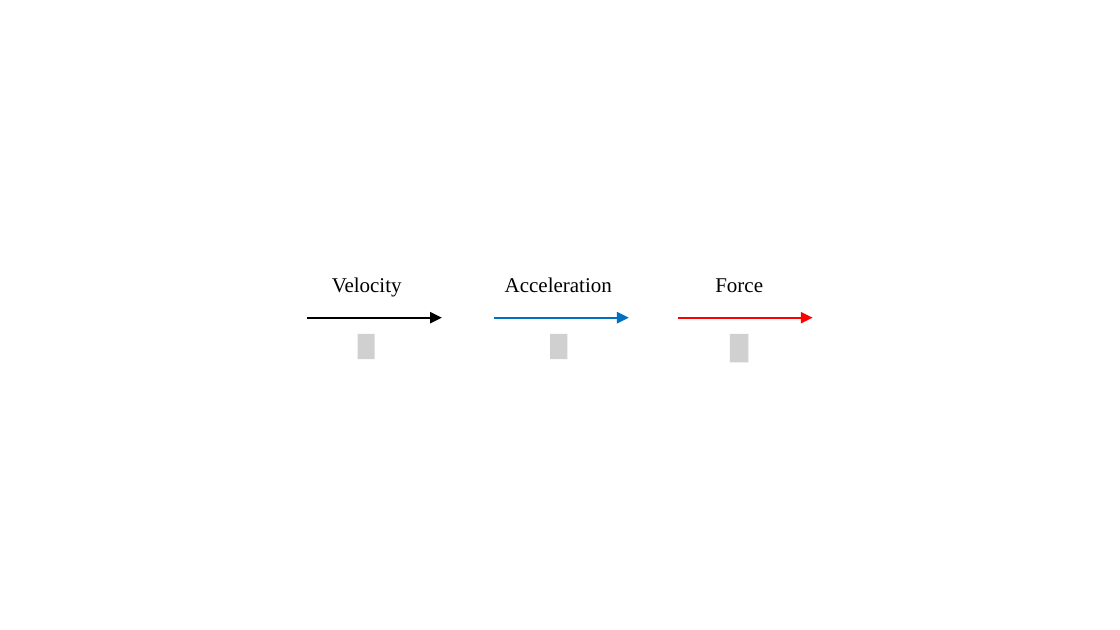
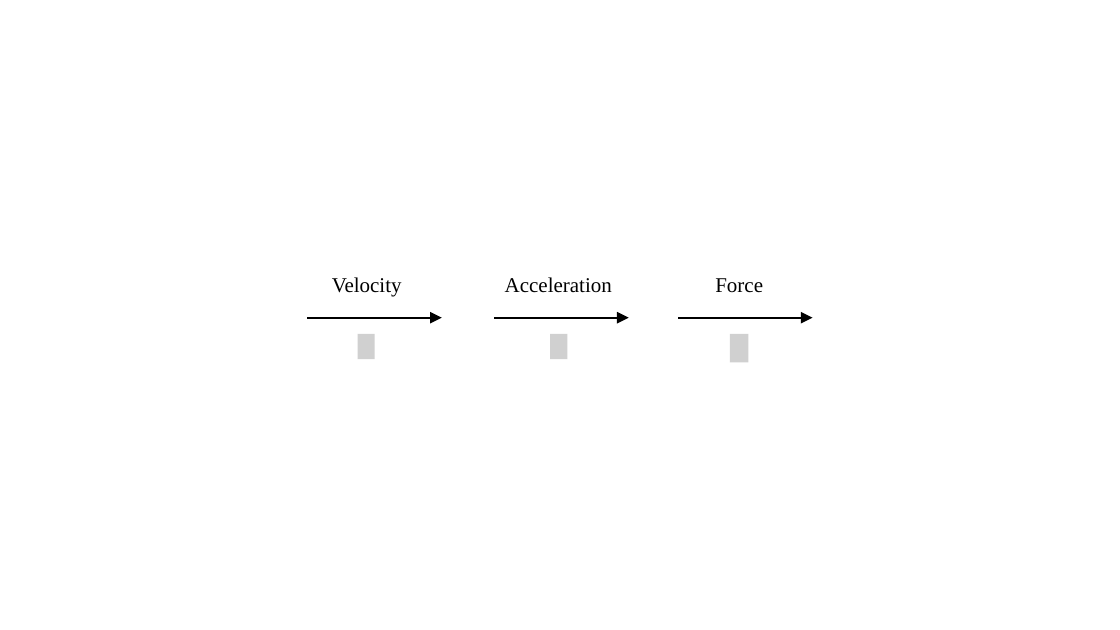
Before and after one commit to RichmondPhysics/131, a slide deck: slide 1 of StudentGuideModule1/force2/force2_fig1_new.pptx. Drawn at 1120x630 pixels with LibreOffice and Linux fonts; fonts in the diff are those of the drawing; grey boxes stand for pictures. Boxes give left, top, right and bottom in pixels: in the first picture for what was removed or moved away, otherwise in the second. Text is boxed around its words. In the diff, an @@ line names an element or a change of style, - is before the commit and + after.

Commit message:
Implemented figures recently changed by Mariama
Over the last day or two, Mariama has made many changes to the underlying docx and pptx files for a bunch of figures.  (I disagreed with a few of those changes by email, and we've settled on not changing the fonts in most of the figures, for now; other changes in notation are fine.)  With this commit, I THINK I have implemented all of the changes to the figures (from microsoft documents to cropped eps files),  changing filenames in the tex files as necessary.  (Keeping things straight was a little complicated, partly because I apparently forgot to push some earlier changes yesterday; sorry about that.  Because of that, I suppose it's possible I've missed something here.)

I think the one change I did NOT fully implement was the three colored arrows in figure 1 of the Forces and Motion II lab.  I used the new figure, but redid all arrows in black, mainly since we're not changing all of the other arrows to color yet anyway.  In fact, at the current price of +$0.40 for each color page, I strongly think that colored arrows are not worth the cost, and I request that we put a hold on any new color pages until we can all discuss this together this fall.

Thanks for your work on all the figures, Mariama!  :-)

```diff
--- a/StudentGuideModule1/force2/force2_fig1_new.pptx
+++ b/StudentGuideModule1/force2/force2_fig1_new.pptx
@@ arrow (494, 318) - (628, 318): stroke #0070C0 2 pt to #000000 2 pt @@
@@ arrow (678, 318) - (812, 318): stroke #FF0000 2 pt to #000000 2 pt @@
```
Also in this commit, not shown: 15 other files.
